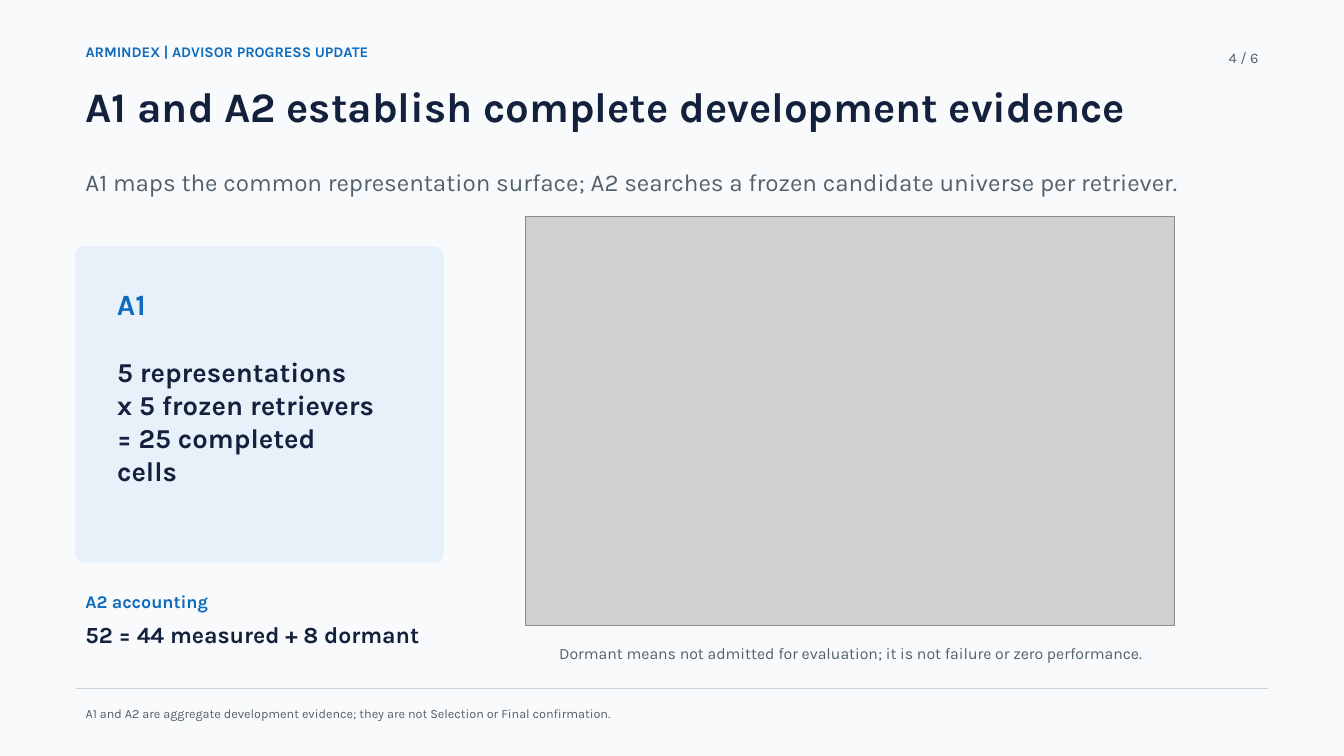
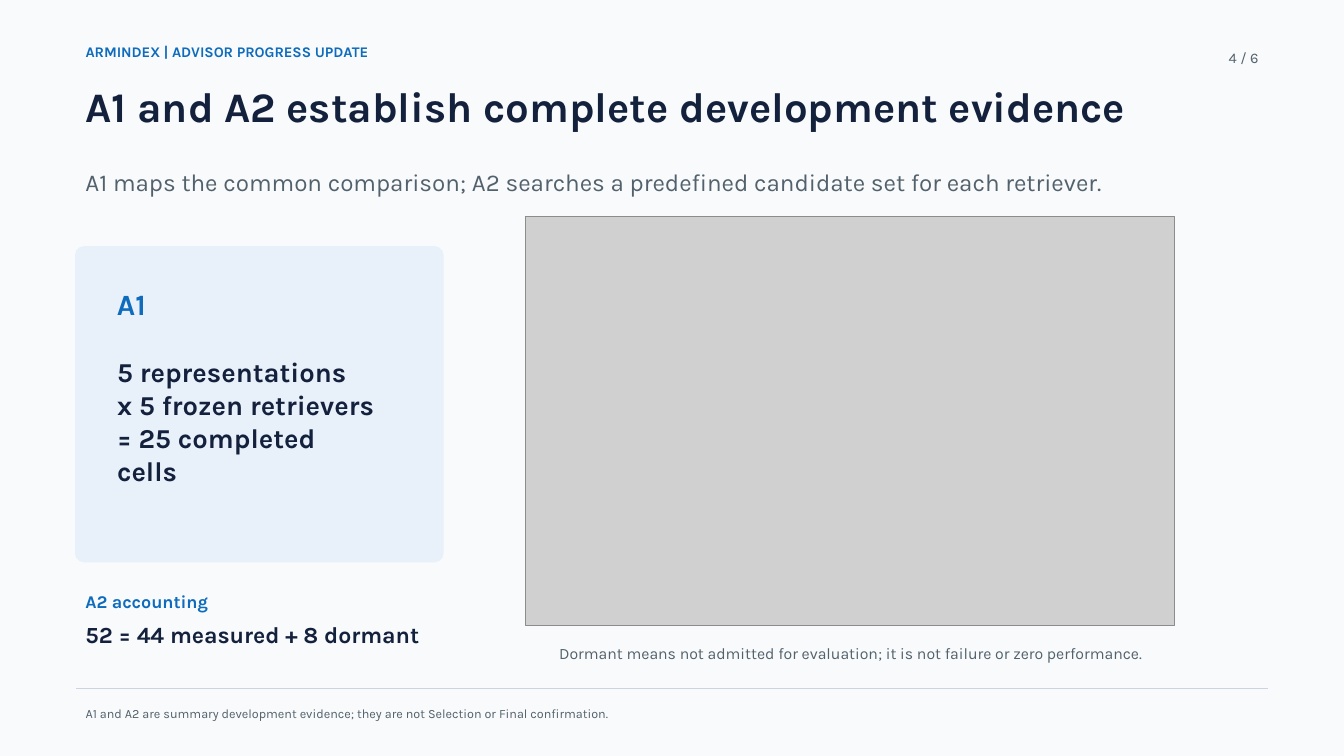
Before and after one commit to siriponsri/myIS, a slide deck: slide 4 of docs/presentation/progress/ArmIndex_Progress_A0_A3_2026-08-18.pptx. Drawn at 1344x756 pixels with LibreOffice and Linux fonts; fonts in the diff are those of the drawing; grey boxes stand for pictures. Boxes give left, top, right and bottom in pixels: in the first picture for what was removed or moved away, otherwise in the second. Text is boxed around its words. In the diff, an @@ line names an element or a change of style, - is before the commit and + after.

```diff
--- a/docs/presentation/progress/ArmIndex_Progress_A0_A3_2026-08-18.pptx
+++ b/docs/presentation/progress/ArmIndex_Progress_A0_A3_2026-08-18.pptx
@@ text at <box>85,174,1101,197</box>: text changed @@
-A1 maps the common representation surface; A2 searches a frozen candidate universe per retriever.
+A1 maps the common comparison; A2 searches a predefined candidate set for each retriever.
@@ text at <box>86,709,608,721</box>: text changed @@
-A1 and A2 are aggregate development evidence; they are not Selection or Final confirmation.
+A1 and A2 are summary development evidence; they are not Selection or Final confirmation.
```
Also in this commit, not shown: 4 other slides changed, 5 other files.
